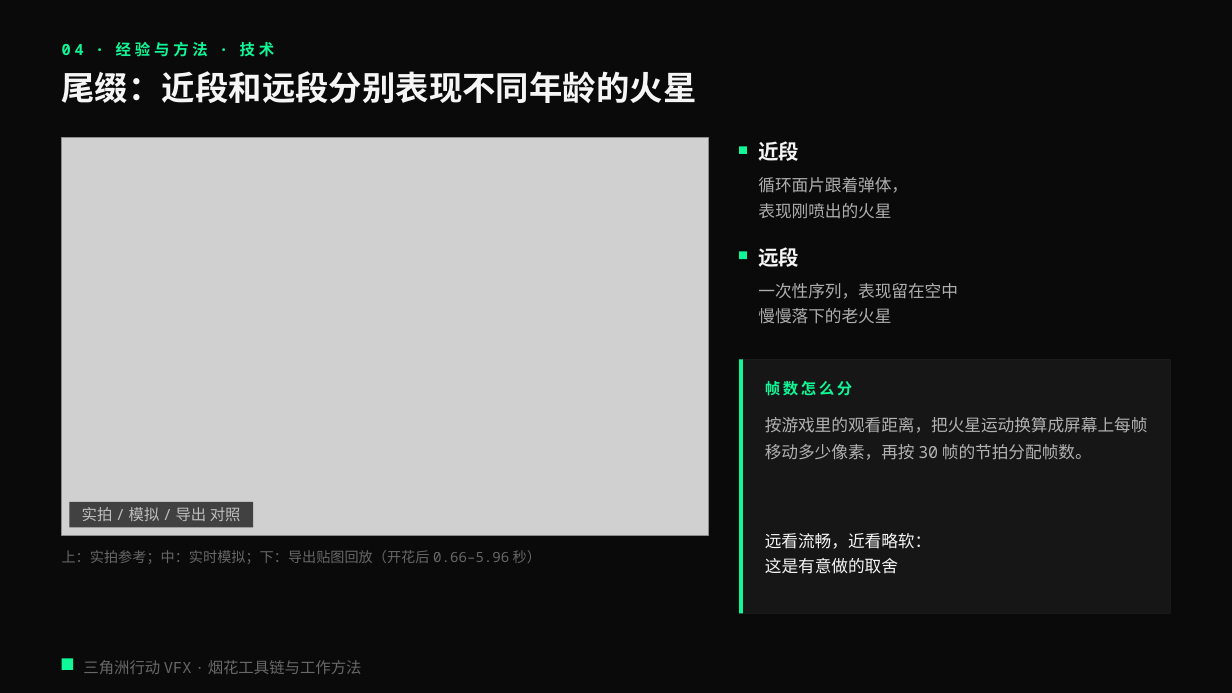
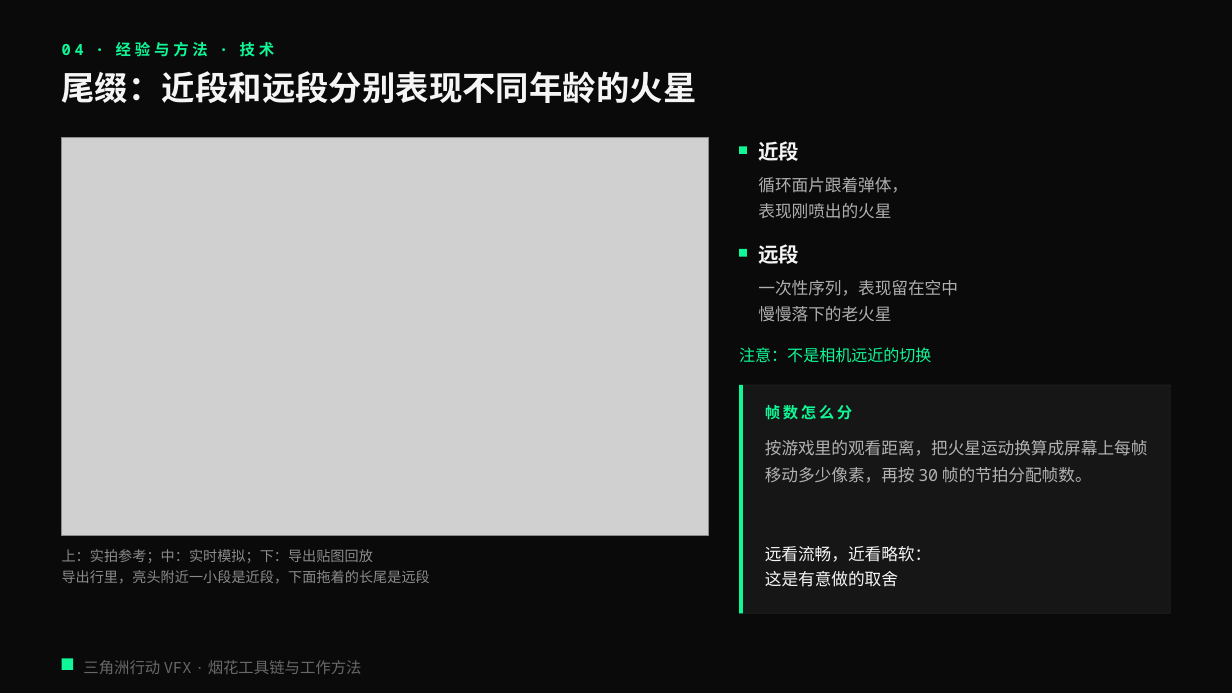
Before and after one commit to loccmaiii-lang/FireWorksLab, a slide deck: slide 18 of 协作/提示词/分享PPT交接_2026-10-29/第三版交付/烟花秀AI全流程_第三版.pptx. Drawn at 1232x693 pixels with LibreOffice and Linux fonts; fonts in the diff are those of the drawing; grey boxes stand for pictures. Boxes give left, top, right and bottom in pixels: in the first picture for what was removed or moved away, otherwise in the second. Text is boxed around its words. In the diff, an @@ line names an element or a change of style, - is before the commit and + after.

```diff
--- a/协作/提示词/分享PPT交接_2026-10-29/第三版交付/烟花秀AI全流程_第三版.pptx
+++ b/协作/提示词/分享PPT交接_2026-10-29/第三版交付/烟花秀AI全流程_第三版.pptx
@@ text added at box(739, 347, 931, 363), 12.5 pt, text #0FF796 @@
+注意：不是相机远近的切换
@@ rectangle: place and size @@
-rectangle at box(739, 360, 1171, 614)
+rectangle at box(739, 385, 1171, 614)
@@ rectangle: place and size @@
-rectangle at box(739, 360, 743, 614)
+rectangle at box(739, 385, 743, 614)
@@ text "帧数怎么分": place and size @@
-text "帧数怎么分" at box(765, 381, 852, 396)
+text "帧数怎么分" at box(765, 405, 852, 420)
@@ text "按游戏里的观看距离，把火星运动换算成屏幕上每帧移动多少像素，再按 30 帧的节拍分配帧数。": place and size @@
-text "按游戏里的观看距离，把火星运动换算成屏幕上每帧移动多少像素，再按 30 帧的节拍分配帧数。" at box(765, 417, 1148, 460)
+text "按游戏里的观看距离，把火星运动换算成屏幕上每帧移动多少像素，再按 30 帧的节拍分配帧数。" at box(765, 440, 1148, 483)
@@ rectangle removed at box(69, 502, 253, 528) @@
@@ text removed at box(82, 507, 241, 521) @@
-实拍 / 模拟 / 导出 对照
@@ text "远看流畅，近看略软：": place and size @@
-text "远看流畅，近看略软：" at box(765, 533, 931, 574)
+text "远看流畅，近看略软：" at box(765, 546, 931, 587)
@@ text at box(62, 549, 430, 583): text changed; text colour #F5F5F5 at 40% opacity to #F5F5F5 at 55% opacity @@
-上：实拍参考；中：实时模拟；下：导出贴图回放（开花后 0.66–5.96 秒）
+上：实拍参考；中：实时模拟；下：导出贴图回放
+导出行里，亮头附近一小段是近段，下面拖着的长尾是远段
```
Also in this commit, not shown: 22 other slides changed, 14 other files.
